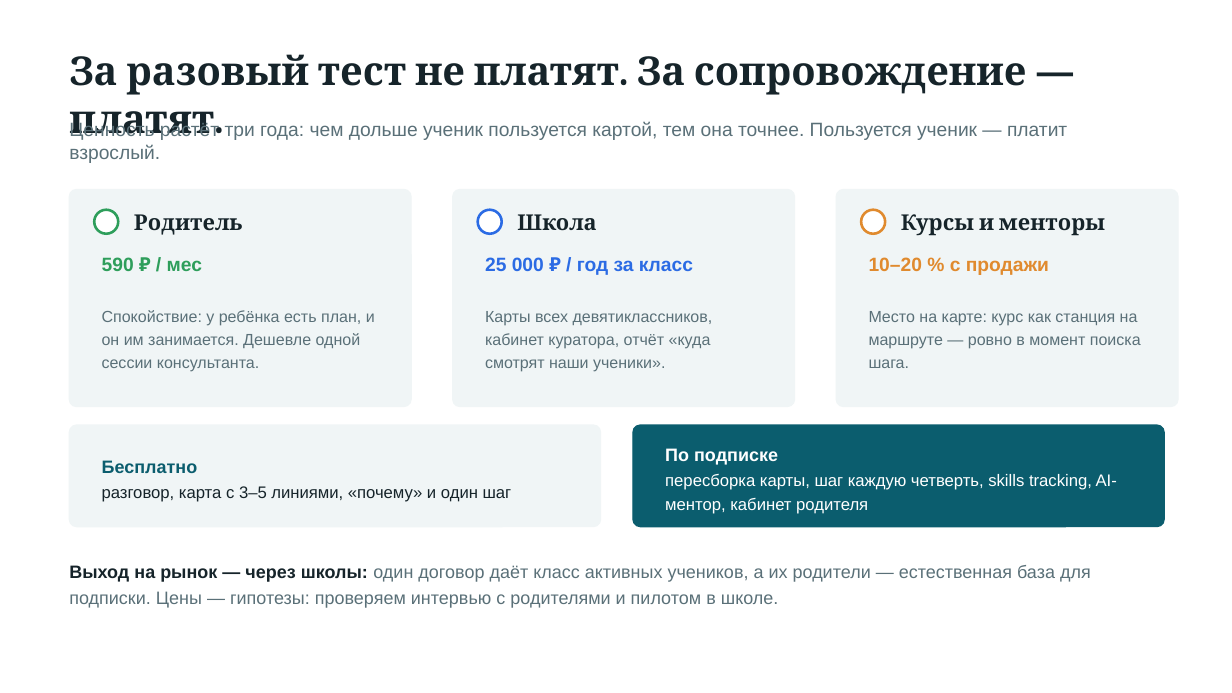
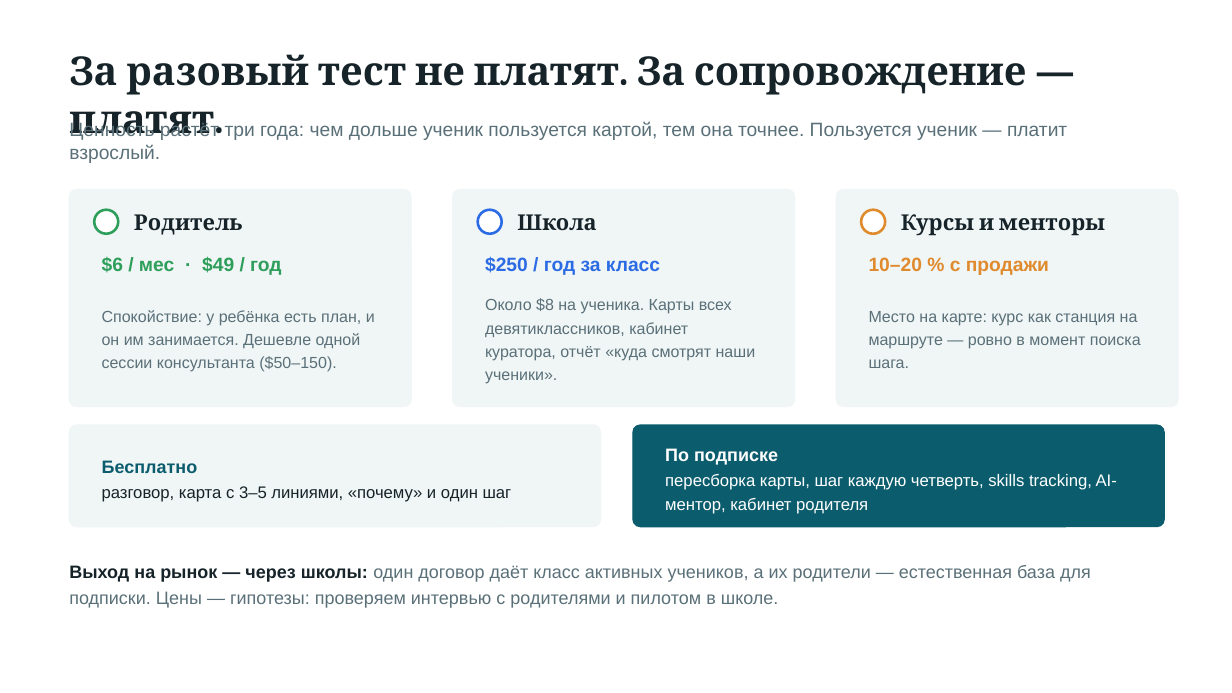
Before and after one commit to nasolyah/career-navigator, a slide deck: slide 9 of deck/Career-Navigator.pptx. Drawn at 1232x693 pixels with LibreOffice and Linux fonts; fonts in the diff are those of the drawing. Boxes give left, top, right and bottom in pixels: in the first picture for what was removed or moved away, otherwise in the second. Text is boxed around its words. In the diff, an @@ line names an element or a change of style, - is before the commit and + after.

```diff
--- a/deck/Career-Navigator.pptx
+++ b/deck/Career-Navigator.pptx
@@ text at (102,257,281,275): text changed @@
-590 ₽ / мес
+$6 / мес · $49 / год
@@ text at (485,256,660,275): text changed @@
-25 000 ₽ / год за класс
+$250 / год за класс
@@ text at (485,298,756,384): text changed @@
-Карты всех девятиклассников, кабинет куратора, отчёт «куда смотрят наши ученики».
+Около $8 на ученика. Карты всех девятиклассников, кабинет куратора, отчёт «куда смотрят наши ученики».
@@ text at (102,310,375,372): text changed @@
-Спокойствие: у ребёнка есть план, и он им занимается. Дешевле одной сессии консультанта.
+Спокойствие: у ребёнка есть план, и он им занимается. Дешевле одной сессии консультанта ($50–150).
```
Also in this commit, not shown: 1 other slide changed, 3 other files.
